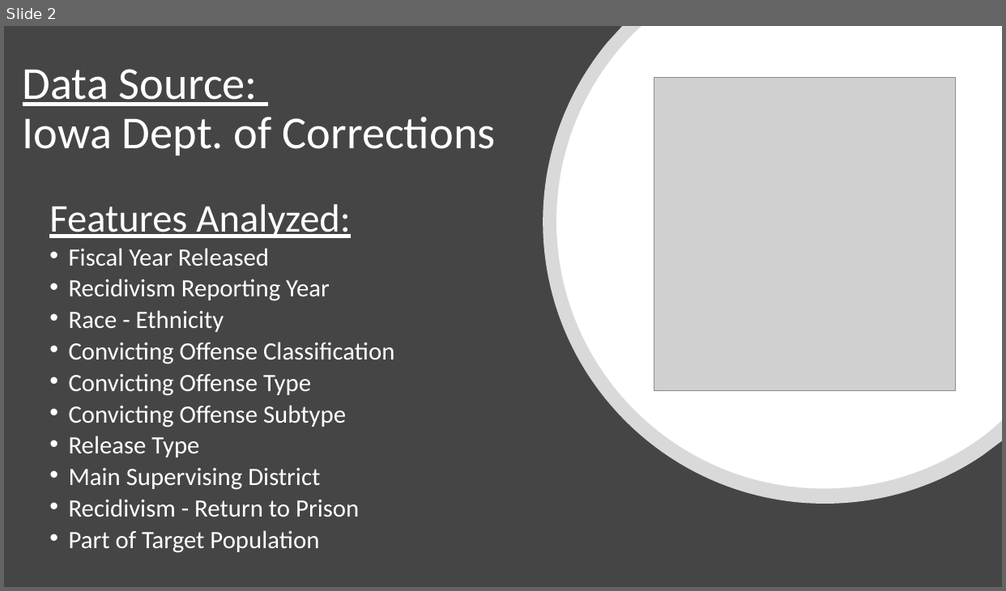
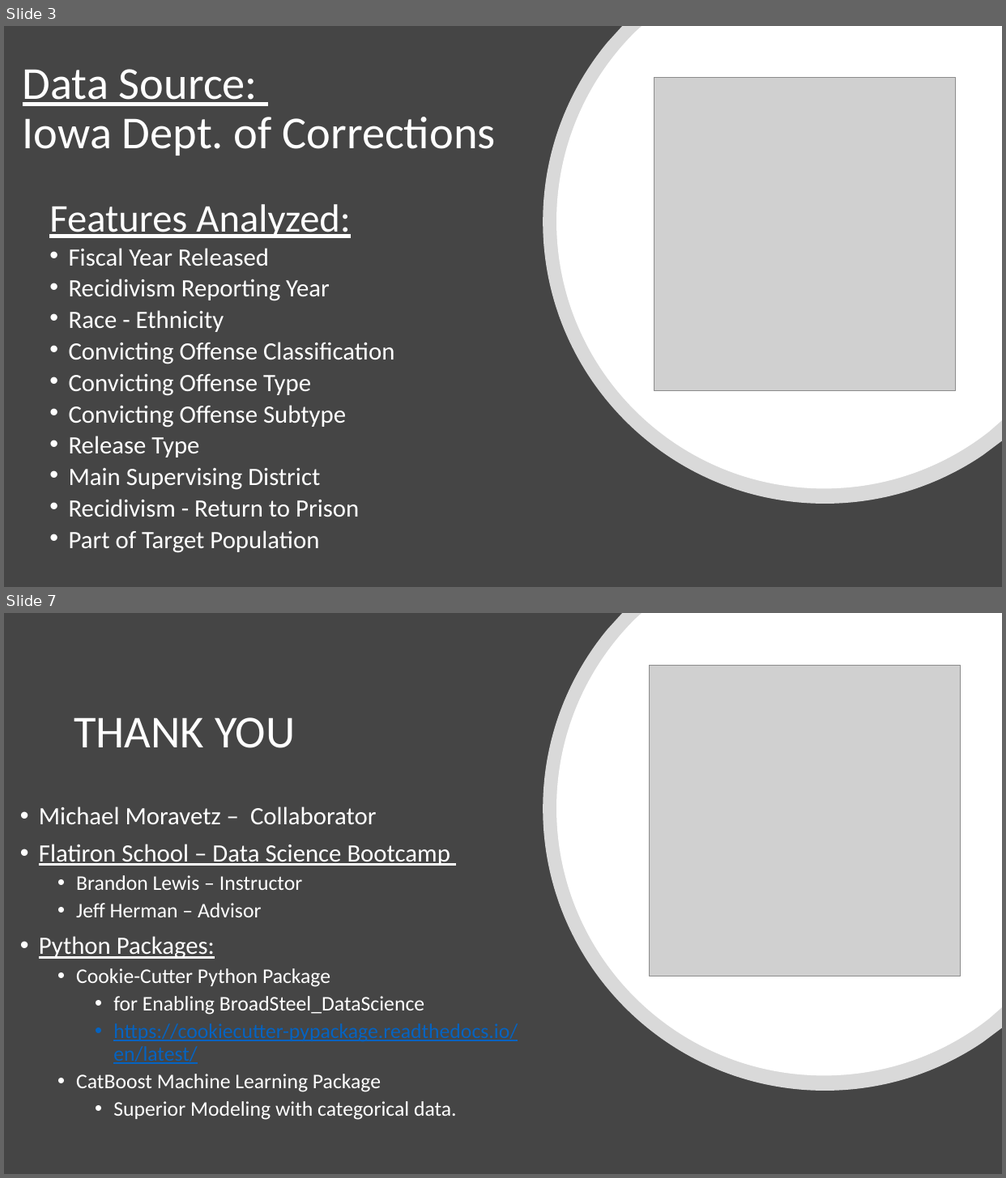
Before and after one commit to jirvingphd/iowa-prisoner-recidivism-mod-3-project, a slide deck: Predicting Recidivism in Released Prisoner in Iowa.pptx. Shown one above the other, each under a label of ours: slide 2 before the commit, slides 3 and 7 after it; the slides between them are not shown. The pictures are 1006x591 and 1006x1178 pixels, drawn with LibreOffice and Linux fonts; fonts in the diff are those of the drawing; grey boxes stand for pictures. Boxes give left, top, right and bottom in pixels: in the first picture for what was removed or moved away, otherwise in the second. Text is boxed around its words. In the diff, an @@ line names an element or a change of style, - is before the commit and + after.

```diff
--- a/Predicting Recidivism in Released Prisoner in Iowa.pptx
+++ b/Predicting Recidivism in Released Prisoner in Iowa.pptx
@@ slide 7 added at [4, 613, 1002, 1174], background #454545 @@
@@ freeform shape added at [543, 613, 1002, 1092], fill #FFFFFF at 80% opacity @@
@@ freeform shape added at [556, 613, 1002, 1076], fill #FFFFFF @@
@@ picture added at [650, 666, 960, 976] @@
@@ title added at [74, 717, 295, 748], 44 pt, text #FFFFFF @@
+THANK YOU
@@ text added at [39, 807, 518, 1120], 20 pt, text #FFFFFF @@
+• Michael Moravetz – Collaborator
+• Flatiron School – Data Science Bootcamp
+  • Brandon Lewis – Instructor
+  • Jeff Herman – Advisor
+• Python Packages:
+  • Cookie-Cutter Python Package
+    • for Enabling BroadSteel_DataScience
+    • https://cookiecutter-pypackage.readthedocs.io/en/latest/
+  • CatBoost Machine Learning Package
+    • Superior Modeling with categorical data.
@@ what was slide 2 is now slide 3 @@
```
Also in this commit, not shown: 1 slide changed, 4 other slides added, 1 slide removed, 13 other files.
